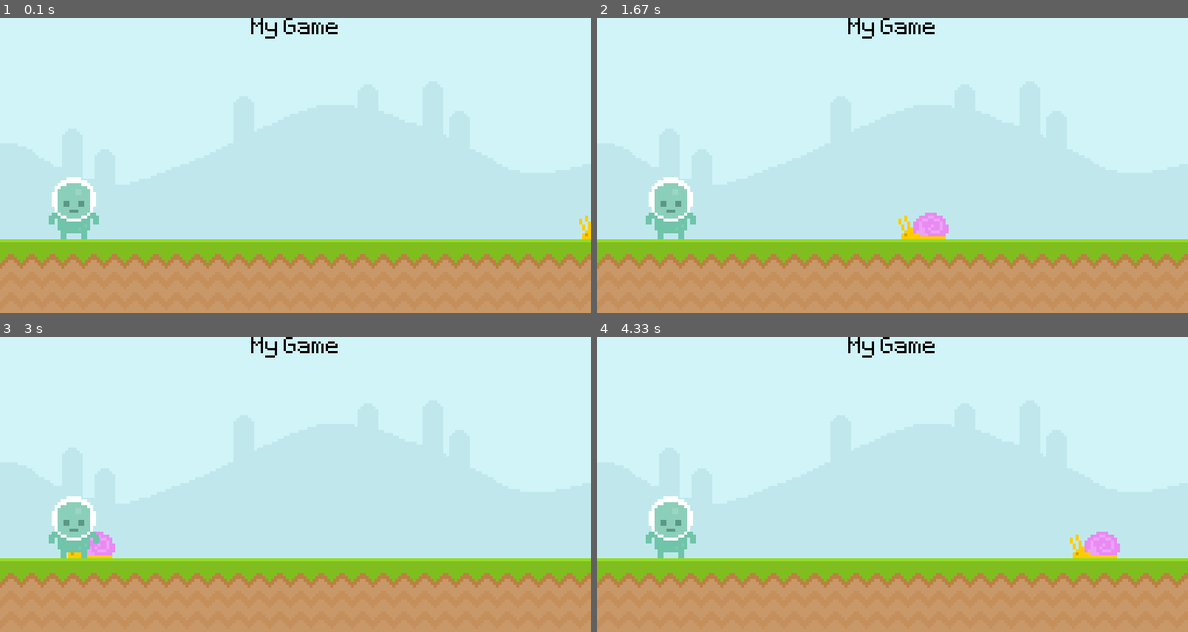
Above: before the commit, frames 1-4 (two rows, left to right).
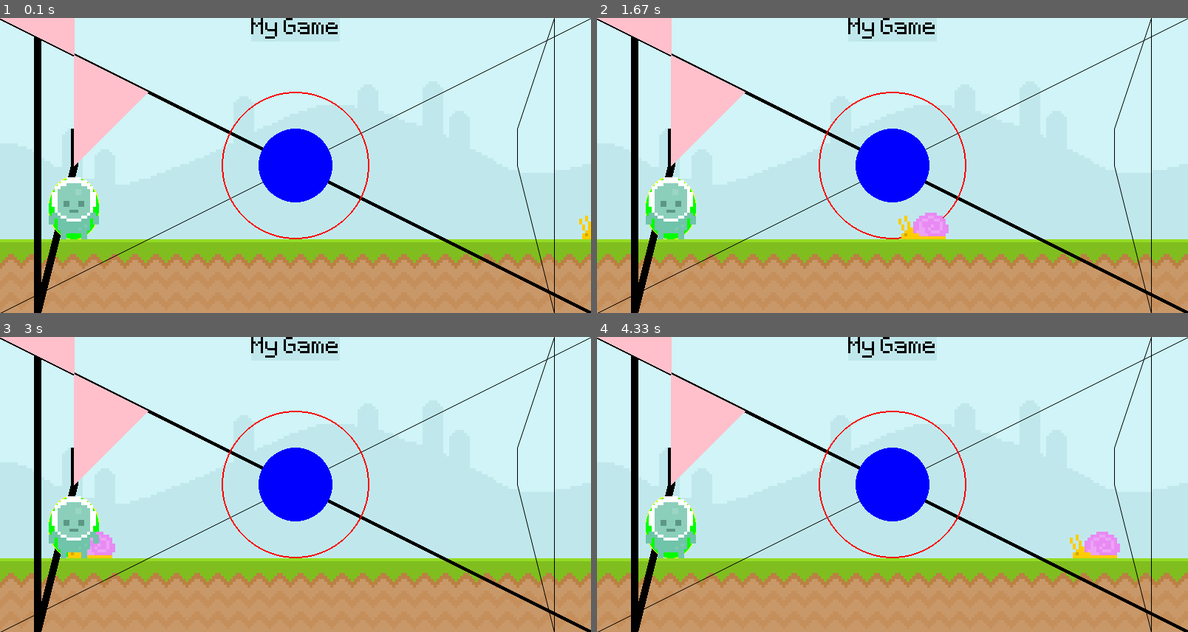
Above: after the commit, the same moments.

Repository: Emre12335/pygame_introduction
Game: pygame game, started from pygame-6.py
Same seed, same stepped clock (60 frames per second), same inputs: the game is played once before the commit and once after it.
Inputs:
- Up to frame 1 (0.1 s): no input
- Up to frame 2 (1.67 s): no input
- Up to frame 3 (3 s): no input
- Up to frame 4 (4.33 s): no input

The runs differ from the first frame. In frame 1, 9.3% of the frame differs, in the area x 0-100%, y 0-100%; in frame 2, 9.3%; in frame 3, 9.3%; in frame 4, 9.3%.

Commit message:
pygame-6.py değişiklikler kaydedildi.

Diff:
--- a/pygame-6.py
+++ b/pygame-6.py
@@ -1,4 +1,6 @@
-# rectanglelar ile çizim boyama yapma
+# boyama yapma işlemi sanılanın aksine rectanglelar ile gerçekleştirilmez.
+# pygame.draw.rect(),pygame.draw.ellipse,.. gibi  fonksiyonlar kullanılarak ve seçlilen yüzeyin üstüne konum girilerek
+# belirlenir.rectangle dikdörtgen demek olduğu için belirtilen konuma dikdörtgen
 # hazır kodda font u rectangle ile yerleştirdik ve pygame-5 deki collisionları attık.
 import pygame
 
@@ -21,8 +23,21 @@
         if event.type == pygame.QUIT:
             pygame.quit()
             exit()
+
     screen.blit(sky_surface, (0, 0))
     screen.blit(ground_surface, (0, 300))
+    pygame.draw.rect(screen,"#c0e8ec",text_rect)#rectangleları bu şekilde renklendirebilirsin.
+    pygame.draw.rect(screen,"#c0e8ec",text_rect,6)#rectangle dikdörtgen demek oyüzden dikdörtgen
+    pygame.draw.line(screen,(0,0,0),(0,0),(800,400),5)#line ile lines aynı işlemi yapar tek farkı biri düz ve bozukluklrı azaltılmış diğeri daha bozuk
+    pygame.draw.aaline(screen , (0,0,0),(0,400),(800,0),5)
+    pygame.draw.lines(screen,(0,0,0),False,[(50,0),(50,400),(100,200),(100,150)],10)#lines ise birden fazla çizgi çekmeyi sağlıyor.
+    pygame.draw.aalines(screen,(0,0,0),True,[(750,0),(750,400),(700,200),(700,150)],10)#True ise sonuncuyu birleşitirip kapalı şekil yapıyor.
+    #yoksa açık bırakıyor.
+    pygame.draw.circle(screen,"Red",(400,200),radius=100,width=2)
+    pygame.draw.circle(screen,"Blue",(400,200),radius=50)#width içinin dolu olup olmamasını,radius ise büyüklüğünü gösteriyor.
+    pygame.draw.arc(screen,"Yellow",hero_rectangle,30,40,100)
+    pygame.draw.polygon(screen,"Pink",[(0,0),(100,0),(100,100),(100,200),(200,100)])
+    pygame.draw.ellipse(screen,"Green",hero_rectangle,0)
     screen.blit(text_surface,text_rect)
     screen.blit(snail_surface, snail_rectangle)
     screen.blit(hero_surface, hero_rectangle)
@@ -31,3 +46,13 @@
         snail_rectangle.left = 800
     clock.tick(60)
     pygame.display.update()
+
+# Bu şekilde istediğin şekli çizebilirsin.
+# pygamede 2 farklı renk seçme yöntemi var rgb ve code.
+# red green blue  ve code yöntemi
+# red green blue tuple şeklinde girdiğimiz  renk kodu
+# code ise direk renk kodunu "#c34bfet" gibi girdiğimiz ifadeler.
+# rgb pygame e özel bir renk kodlama biçimi tupledaki rakamların büyüklüğü arttıkça giren renk miktarı artıyor.
+# örneğin (0,0,0) red = 0, green = 0, blue = 0 iken
+# (10,10,10) red = 10, green = 10,blue = 10 gibi düşünülebilir.
+# codeise direk internetten bul yapıştır.
